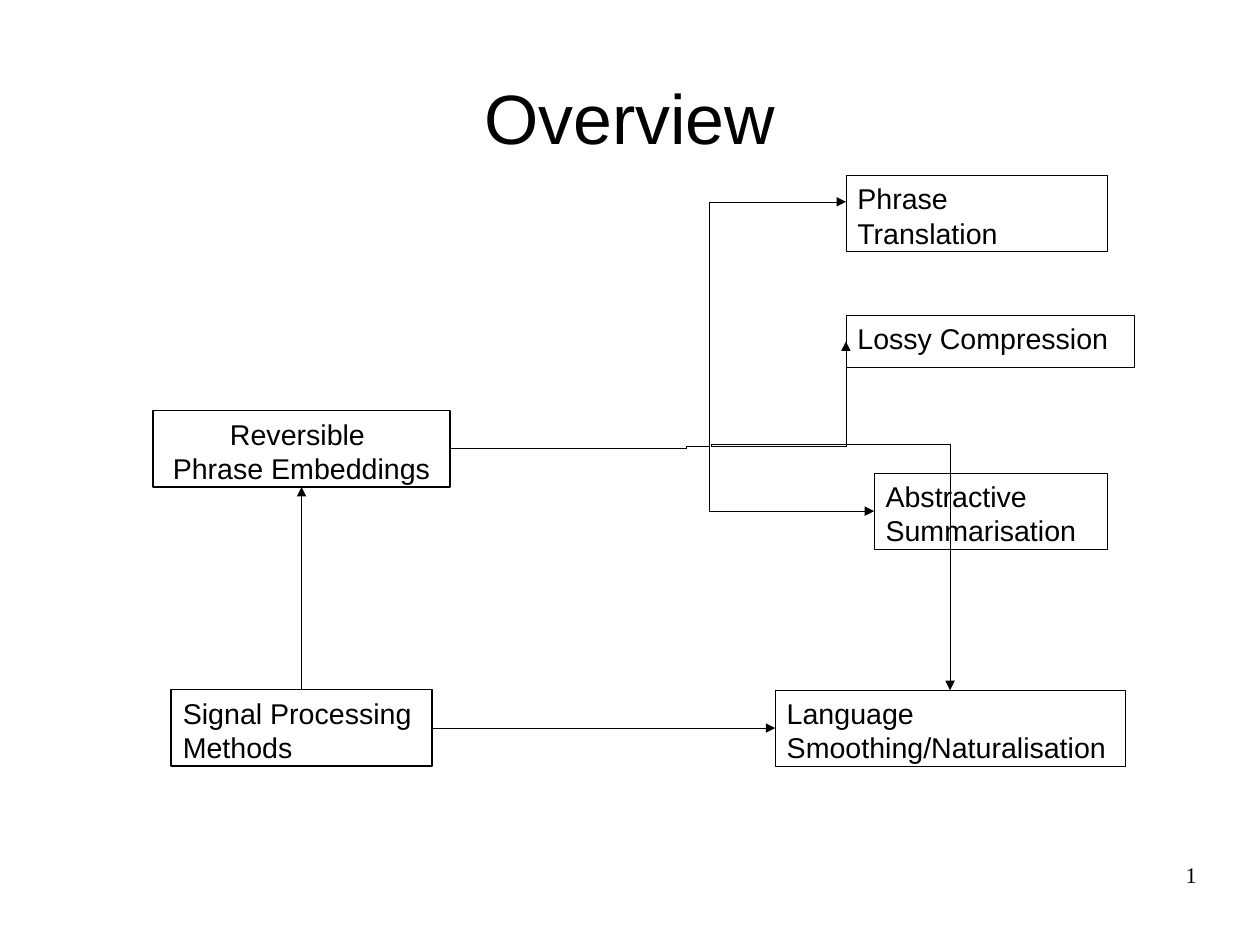
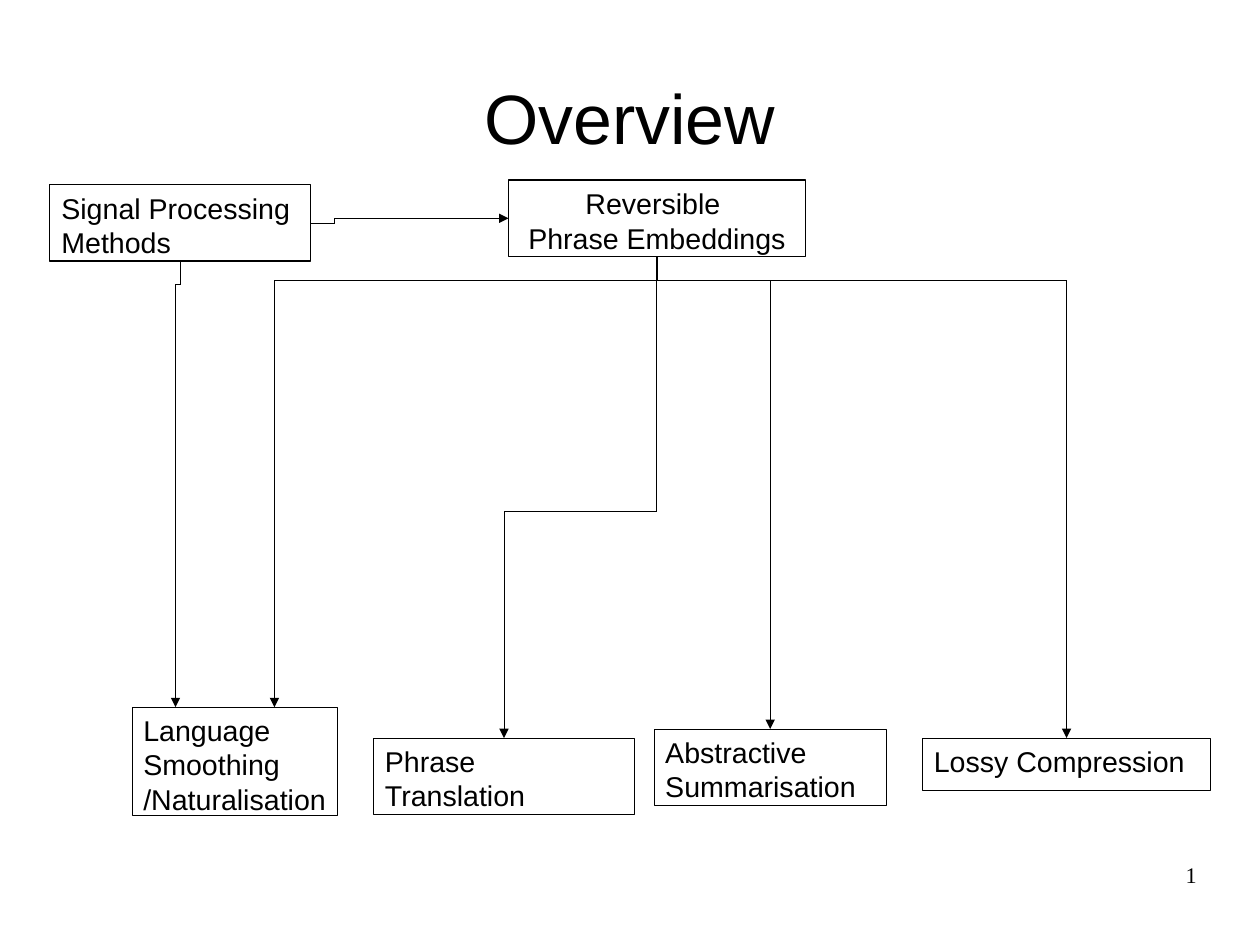
Before and after one commit to oxinabox/phd, a slide deck: slide 1 of documents_prepared/themes/themes.odp. Drawn at 1260x945 pixels with LibreOffice and Linux fonts; fonts in the diff are those of the drawing. Boxes give left, top, right and bottom in pixels: in the first picture for what was removed or moved away, otherwise in the second. Text is boxed around its words. In the diff, an @@ line names an element or a change of style, - is before the commit and + after.

```diff
--- a/documents_prepared/themes/themes.odp
+++ b/documents_prepared/themes/themes.odp
@@ rectangle "Signal Processing Methods": place and size @@
-rectangle "Signal Processing Methods" at bbox=[172, 689, 432, 766]
+rectangle "Signal Processing Methods" at bbox=[49, 184, 310, 261]
@@ rectangle "Reversible Phrase Embeddings": place and size @@
-rectangle "Reversible Phrase Embeddings" at bbox=[153, 410, 450, 487]
+rectangle "Reversible Phrase Embeddings" at bbox=[509, 180, 806, 256]
@@ elbow arrow moved from (302, 689) - (302, 487) to (311, 223) - (509, 218) @@
@@ elbow arrow moved from (432, 728) - (775, 728) to (180, 261) - (176, 708) @@
@@ elbow arrow moved from (711, 445) - (950, 691) to (657, 257) - (274, 708) @@
@@ elbow line moved from (450, 448) - (687, 446) to (657, 257) - (542, 511) @@
@@ elbow arrow moved from (687, 446) - (875, 511) to (657, 257) - (771, 729) @@
@@ elbow arrow moved from (711, 445) - (846, 342) to (657, 257) - (1067, 739) @@
@@ elbow arrow moved from (687, 446) - (846, 202) to (542, 511) - (504, 739) @@
@@ rectangle "Language Smoothing /Naturalisation": place and size @@
-rectangle "Language Smoothing /Naturalisation" at bbox=[775, 691, 1125, 766]
+rectangle "Language Smoothing /Naturalisation" at bbox=[131, 708, 337, 815]
@@ text in rectangle at bbox=[143, 721, 326, 811]: spaces changed @@
-Language Smoothing/Naturalisation
+Language
+Smoothing
+/Naturalisation
@@ rectangle "Phrase Translation": place and size @@
-rectangle "Phrase Translation" at bbox=[846, 176, 1107, 252]
+rectangle "Phrase Translation" at bbox=[374, 739, 635, 814]
@@ rectangle "Abstractive Summarisation": place and size @@
-rectangle "Abstractive Summarisation" at bbox=[875, 473, 1108, 549]
+rectangle "Abstractive Summarisation" at bbox=[654, 729, 887, 805]
@@ rectangle "Lossy Compression": place and size @@
-rectangle "Lossy Compression" at bbox=[846, 316, 1134, 368]
+rectangle "Lossy Compression" at bbox=[923, 739, 1211, 791]
```
Also in this commit, not shown: 1 other slide changed, 1 slide added, 1 other file.
